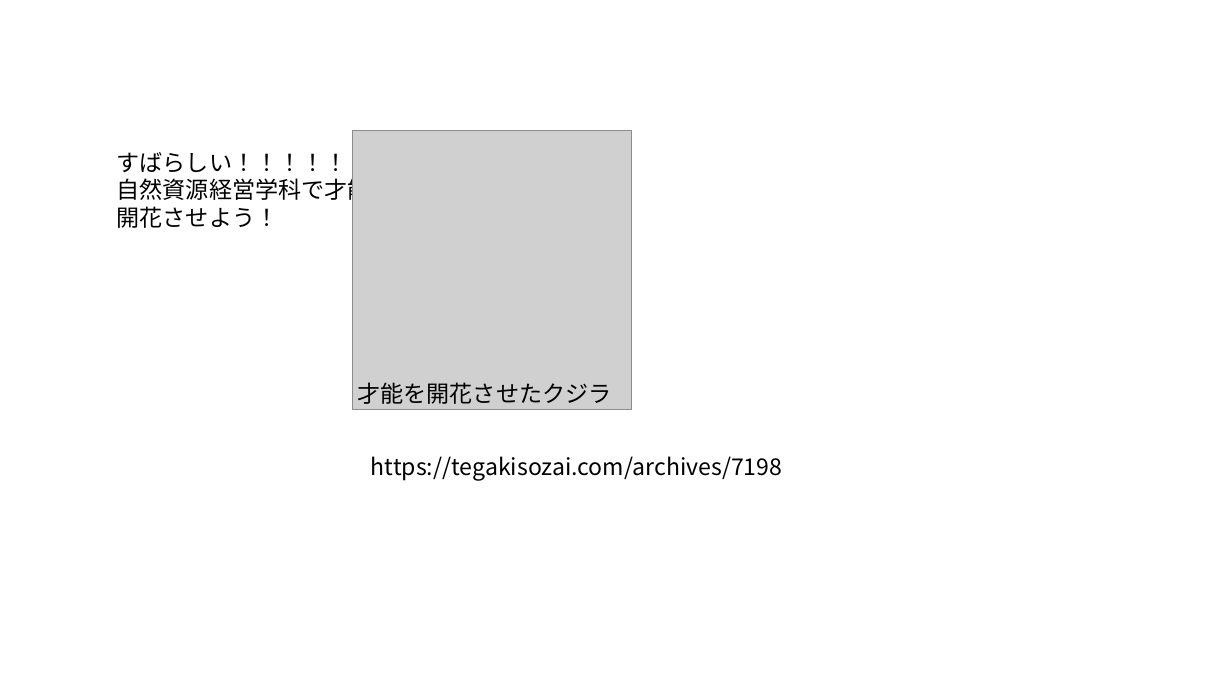
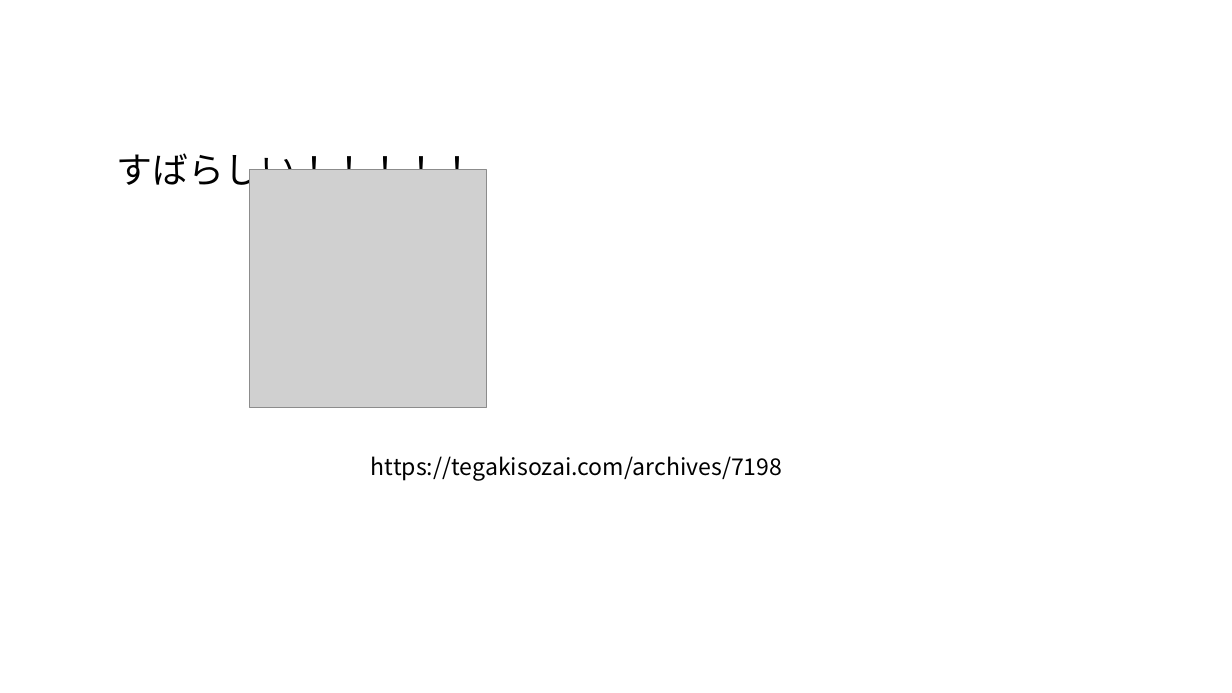
Before and after one commit to oyamadashin/stream_quiz_app, a slide deck: slide 1 of resources/design_files/画像作成.pptx. Drawn at 1232x693 pixels with LibreOffice and Linux fonts; fonts in the diff are those of the drawing; grey boxes stand for pictures. Boxes give left, top, right and bottom in pixels: in the first picture for what was removed or moved away, otherwise in the second. Text is boxed around its words. In the diff, an @@ line names an element or a change of style, - is before the commit and + after.

```diff
--- a/resources/design_files/画像作成.pptx
+++ b/resources/design_files/画像作成.pptx
@@ text "すばらしい！！！！！" at [117, 153, 476, 193]: size 18 to 28 pt @@
@@ text at [117, 175, 394, 228]: paragraph removed @@
-自然資源経営学科で才能を
-開花させよう！
@@ picture: place and size @@
-picture at [352, 130, 632, 410]
+picture at [250, 170, 487, 408]
@@ text removed at [357, 382, 611, 404] @@
-才能を開花させたクジラ
```
Also in this commit, not shown: 3 other slides changed, 15 other files.
